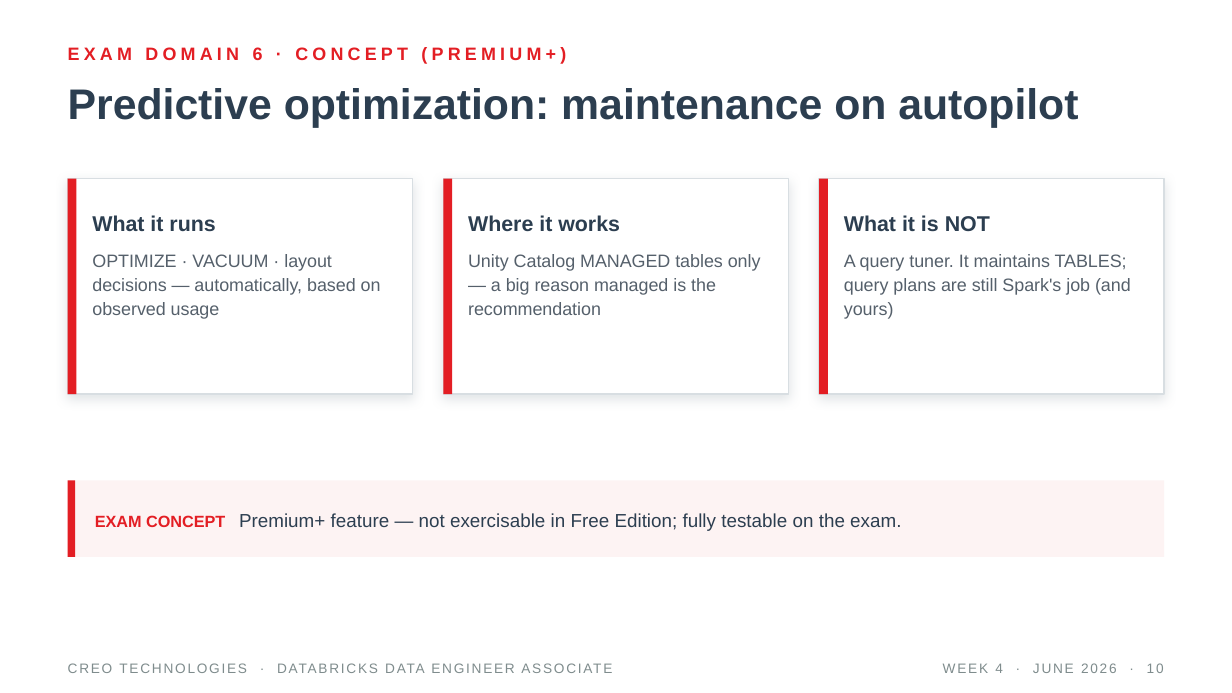
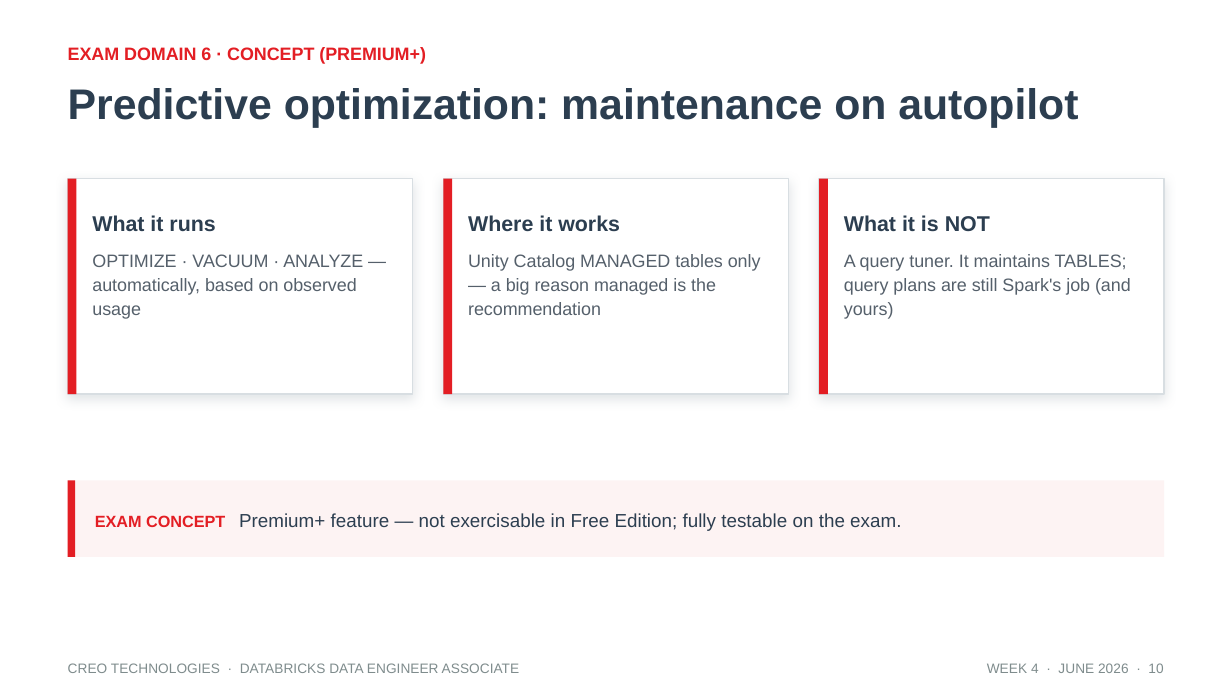
Before and after one commit to tatwan/Databricks_DE_Associate, a slide deck: slide 10 of slides/Week4_Governance_Optimization.pptx. Drawn at 1232x693 pixels with LibreOffice and Linux fonts; fonts in the diff are those of the drawing. Boxes give left, top, right and bottom in pixels: in the first picture for what was removed or moved away, otherwise in the second. Text is boxed around its words. In the diff, an @@ line names an element or a change of style, - is before the commit and + after.

```diff
--- a/slides/Week4_Governance_Optimization.pptx
+++ b/slides/Week4_Governance_Optimization.pptx
@@ text "EXAM DOMAIN 6 · CONCEPT ..." at (68,47,426,64): letter spacing 2.5 to 0 pt @@
@@ text at (92,254,363,319): text changed @@
-OPTIMIZE · VACUUM · layout decisions — automatically, based on observed usage
+OPTIMIZE · VACUUM · ANALYZE — automatically, based on observed usage
@@ text "CREO TECHNOLOGIES · DATABRICKS DATA ..." at (68,663,520,673): letter spacing 1 to 0 pt @@
@@ text "WEEK 4 · JUNE 2026 ..." at (987,663,1163,673): letter spacing 1 to 0 pt @@
```
Also in this commit, not shown: 13 other slides changed, 2 slides added, 2 other files.
